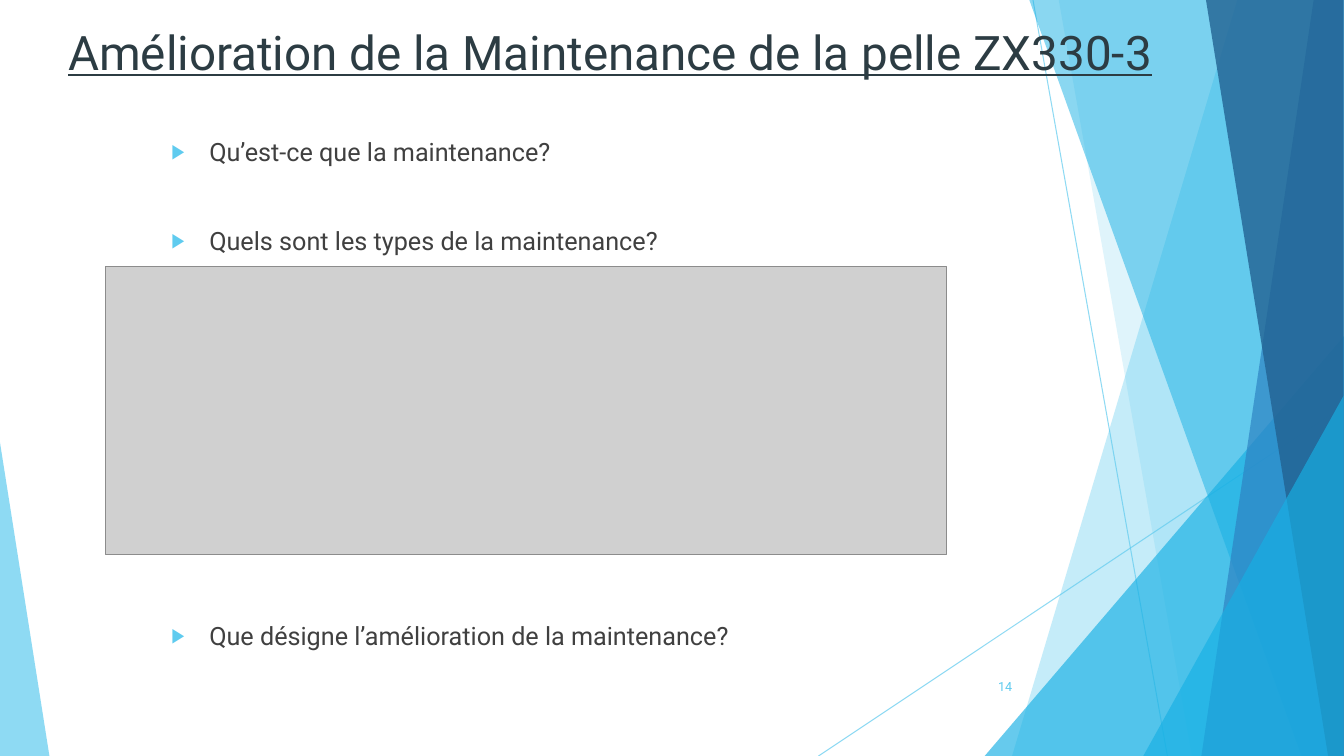
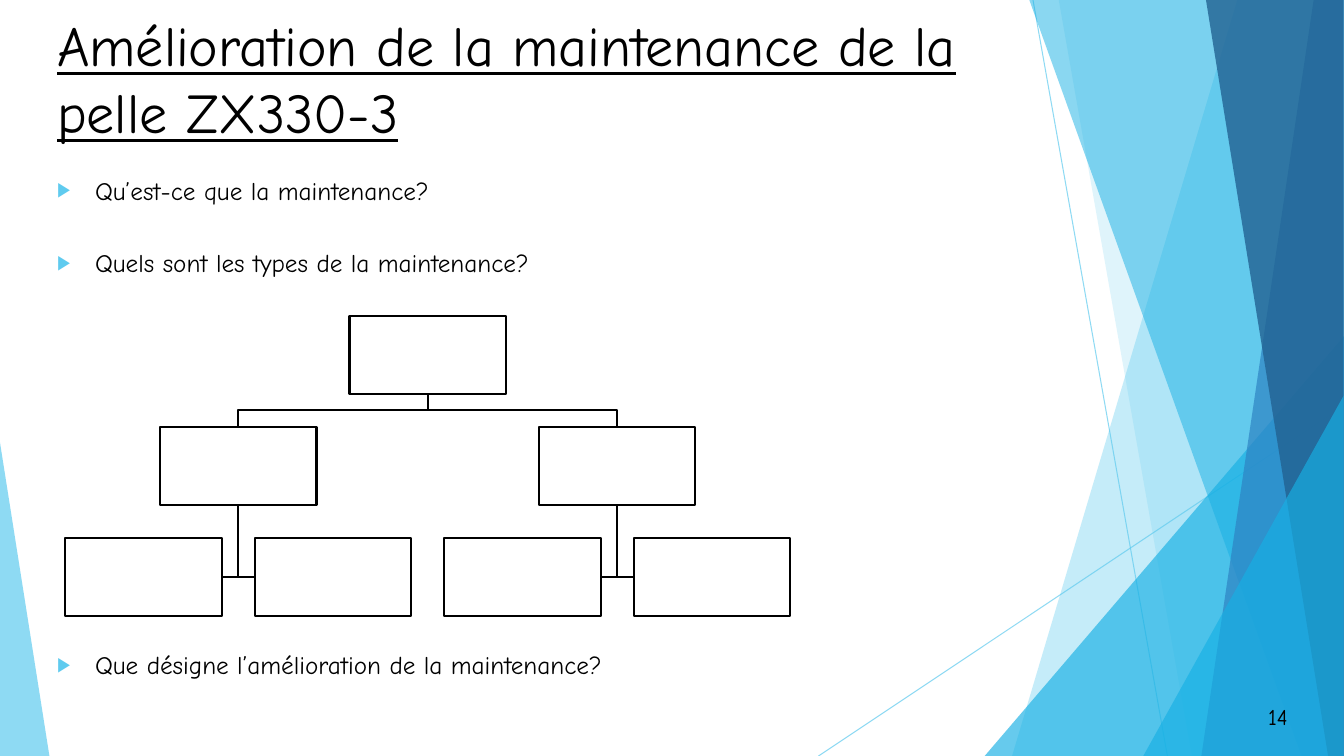
Before and after one commit to OussamaTeyib/PFE, a slide deck: slide 14 of Présentation.pptx. Drawn at 1344x756 pixels with LibreOffice and Linux fonts; fonts in the diff are those of the drawing; grey boxes stand for pictures. Boxes give left, top, right and bottom in pixels: in the first picture for what was removed or moved away, otherwise in the second. Text is boxed around its words. In the diff, an @@ line names an element or a change of style, - is before the commit and + after.

```diff
--- a/Présentation.pptx
+++ b/Présentation.pptx
@@ title at [57,24,956,144]: text changed; size 34 to 40 pt; font Roboto to Comic Neue; text colour #2C3C43 to #000000 @@
-Amélioration de la Maintenance de la pelle ZX330-3
+Amélioration de la maintenance de la pelle ZX330-3
@@ text "Qu’est-ce que la maintenance?" at [95,182,429,205]: font Roboto to Comic Neue, text colour #404040 to #000000 @@
@@ text "Qu’est-ce que la maintenance?": place and size @@
-text "Qu’est-ce que la maintenance?" at [209,142,657,256]
+text "Qu’est-ce que la maintenance?" at [95,182,429,205]
@@ text at [209,231,657,256]: paragraph removed @@
-▶ Quels sont les types de la maintenance?
@@ text added at [95,254,529,277], 18 pt, text #000000 @@
+▶ Quels sont les types de la maintenance?
@@ picture removed at [105,266,947,555] @@
@@ group added at [66,316,790,617]: 7 rectangles, 6 freeform shapes @@
@@ text "Que désigne l’amélioration de la ...": place and size @@
-text "Que désigne l’amélioration de la ..." at [209,626,728,651]
+text "Que désigne l’amélioration de la ..." at [95,655,602,679]
@@ text "Que désigne l’amélioration de la ..." at [95,655,602,679]: font Roboto to Comic Neue, text colour #404040 to #000000 @@
@@ page number: place and size @@
-page number at [998,682,1012,691]
+page number at [1238,697,1318,737]
@@ page number at [1238,697,1318,737]: size 9 to 16 pt, font Roboto to Comic Neue, text colour #5FCBEF to #000000; alignment right to centre; fill none to #FFFFFF; outline none to #000000 1.5 pt @@
```
Also in this commit, not shown: 22 other slides changed, 1 slide added, 1 slide removed, 24 other files.
